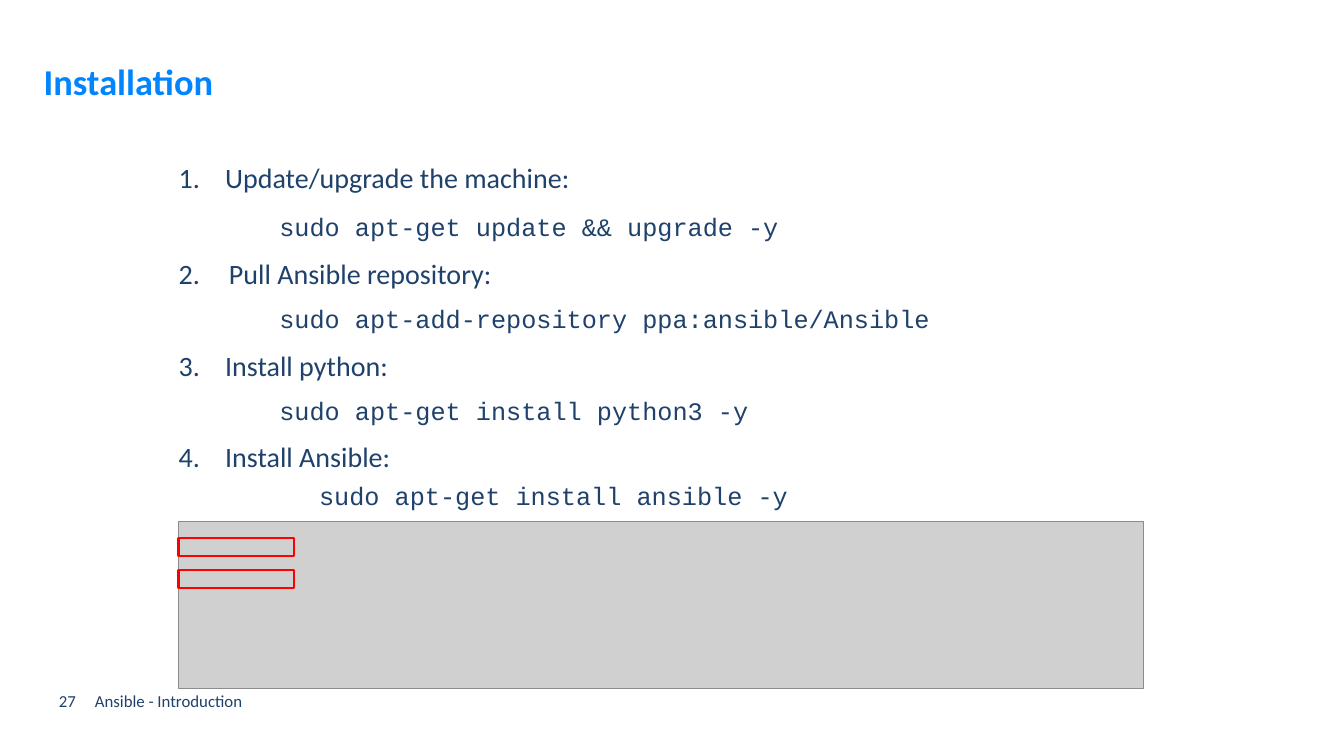
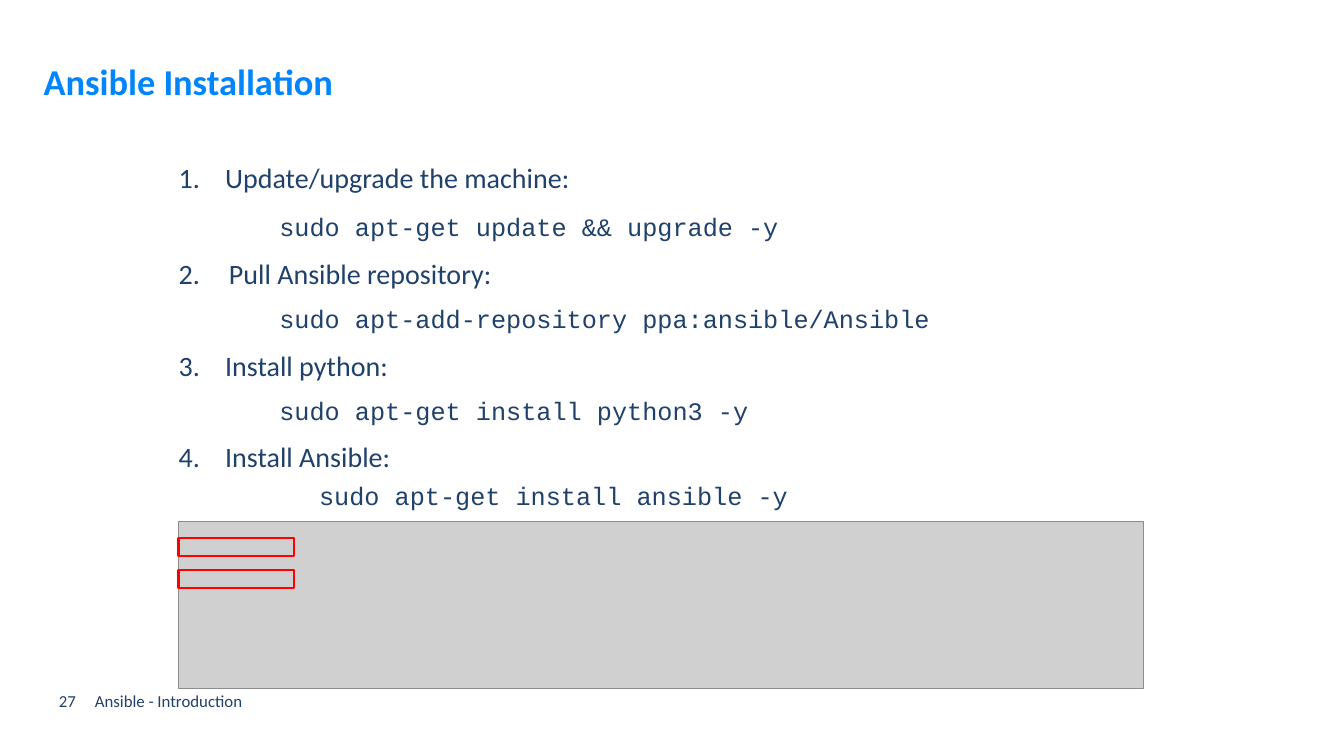
Before and after one commit to GerritVanMol/Ansible_Introduction-21_22, a slide deck: slide 27 of Documents/Ansible_BasicsAndHowToGetStarted.pptx. Drawn at 1344x756 pixels with LibreOffice and Linux fonts; fonts in the diff are those of the drawing; grey boxes stand for pictures; background and template pictures are left out. Boxes give left, top, right and bottom in pixels: in the first picture for what was removed or moved away, otherwise in the second. Text is boxed around its words. In the diff, an @@ line names an element or a change of style, - is before the commit and + after.

```diff
--- a/Documents/Ansible_BasicsAndHowToGetStarted.pptx
+++ b/Documents/Ansible_BasicsAndHowToGetStarted.pptx
@@ title at (x1=44, y1=69, x2=333, y2=96): text changed @@
-Installation
+Ansible Installation
```
Also in this commit, not shown: 9 other slides changed, 10 slides added, 3 other files.
